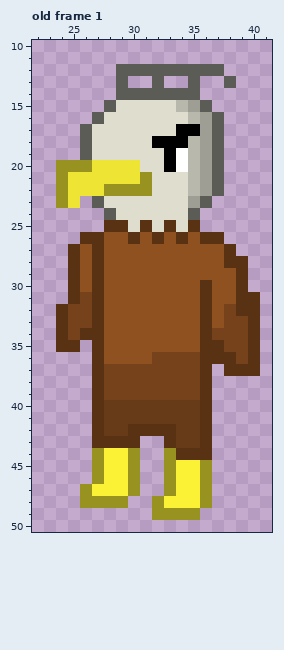
Pixel-art file, stored at assets/aseprite/melvin.aseprite. The first picture shows the starting point.
32x64 pixels, 1 frame. Shown: old frame 1: x 22..41, y 10..50. The old version is drawn lined up with the new one, on the new canvas.
And afterwards:
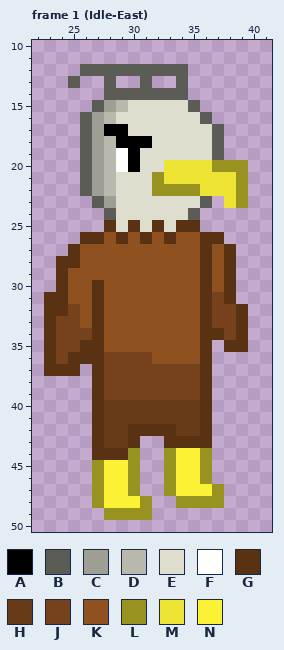
Palette (. is transparent): A #000000  B #5c5c56  C #9f9e94  D #b9b8ac  E #deddce  F #ffffff  G #593214  H #673a18  J #76421b  K #905120  L #989221  M #ede433  N #fbf236
A new or re-ordered frame is compared with the old frame closest to it.
The author wrote: adding melvin to game and placeholder for pops in item shop
What changed:
canvas 32x64 -> 64x64, the old top-left corner now at 16,10 (the part of the old canvas that was cut away was empty and is not shown)
frames 1 -> 2
Changed rows in their new state; - is an unchanged pixel.
Frame 1 (Idle-East) is new; against old frame 1:
first column x 23:
12 ---BBB------...---
13 --B--B.-B.-B.--.--
14 -----B------.-----
15 ----BCD----EB.----
16 ---BCD------EB.---
17 ----CAA----EEE----
18 ----CDAAAEEEEE----
19 ----CDFA--EEEE----
20 -..BCDFA--MMMMLLL-
21 -..BCDEEELMMMMMML-
22 -..BCDEEELLLLMMML-
23 -..--C------E--ML-
25 ------EGEGEG------
26 ------GKGKGK------
27 ----K--------G----
28 -G--K--------G--.-
29 -GK-K--------G-G.-
30 -GK------------G.-
31 GGKK----------JG..
32 G--K----------J--.
33 GJ-K----------J-G.
34 GJ-J----------G-G.
35 GJJG----------.GG.
36 GJGG-JJJJKKKK-....
37 GGG------------...
first column x 26:
43 --HH----GG--
44 -GGG----NNL-
47 .L--------NL
48 .-NNNL..LL-L
49 --LLLL....--
Where, in picture pixels (left, top, right, bottom), the same in both pictures:
changed: (44, 64, 260, 376)
changed: (80, 436, 224, 520)
